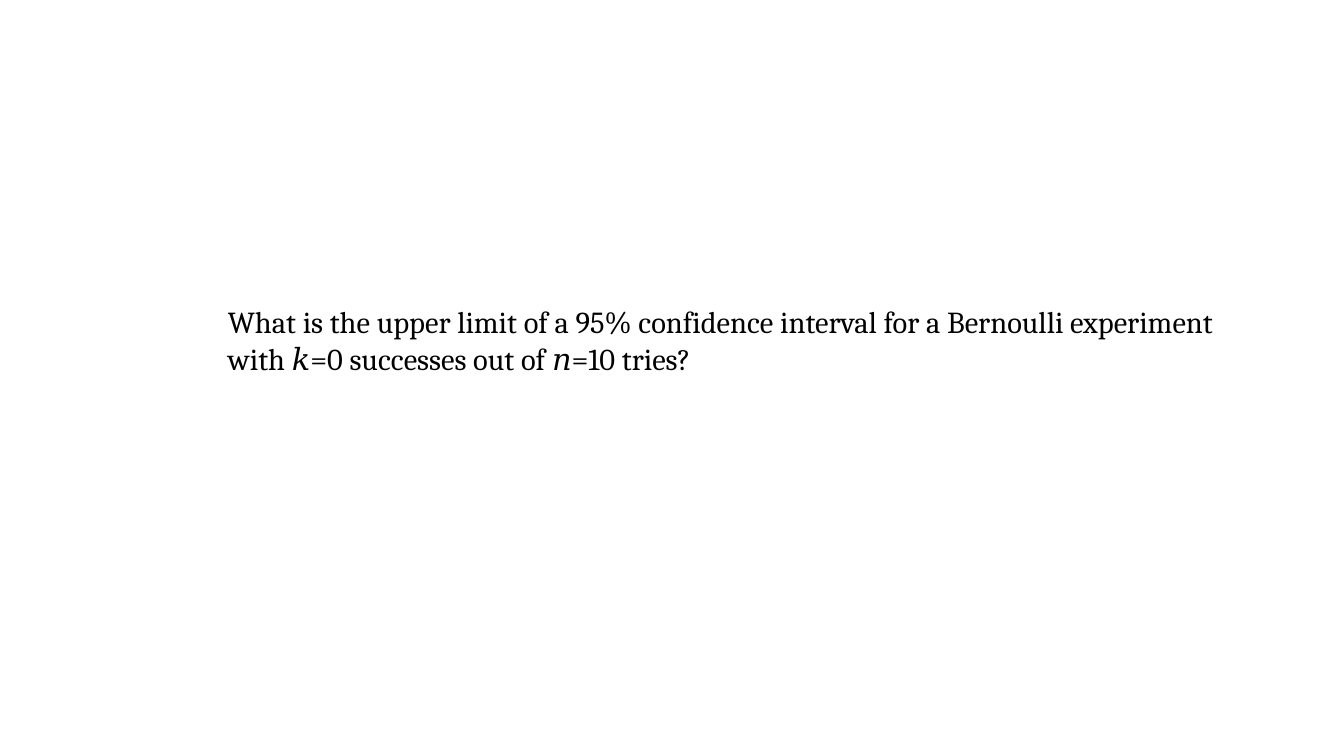
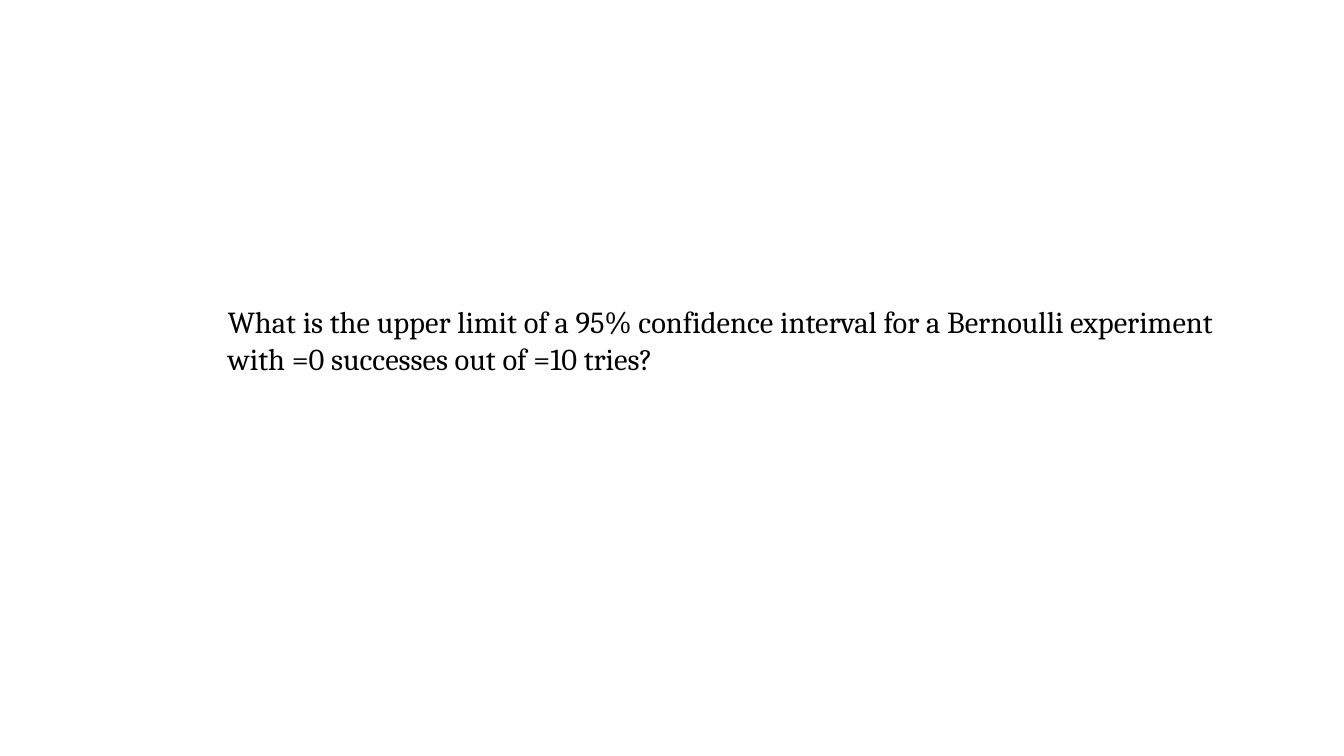
Before and after one commit to pvermees/geostats, a slide deck: slide 47 of slides/quizzes.odp. Drawn at 1344x756 pixels with LibreOffice and Linux fonts; fonts in the diff are those of the drawing. Boxes give left, top, right and bottom in pixels: in the first picture for what was removed or moved away, otherwise in the second. Text is boxed around its words. In the diff, an @@ line names an element or a change of style, - is before the commit and + after.

```diff
--- a/slides/quizzes.odp
+++ b/slides/quizzes.odp
@@ text at <box>228,311,1213,371</box>: text changed @@
-What is the upper limit of a 95% confidence interval for a Bernoulli experiment with 𝑘=0 successes out of 𝑛=10 tries?
+What is the upper limit of a 95% confidence interval for a Bernoulli experiment with =0 successes out of =10 tries?
```
Also in this commit, not shown: 11 other slides changed, 1 slide added, 1 slide removed, 8 other files.
